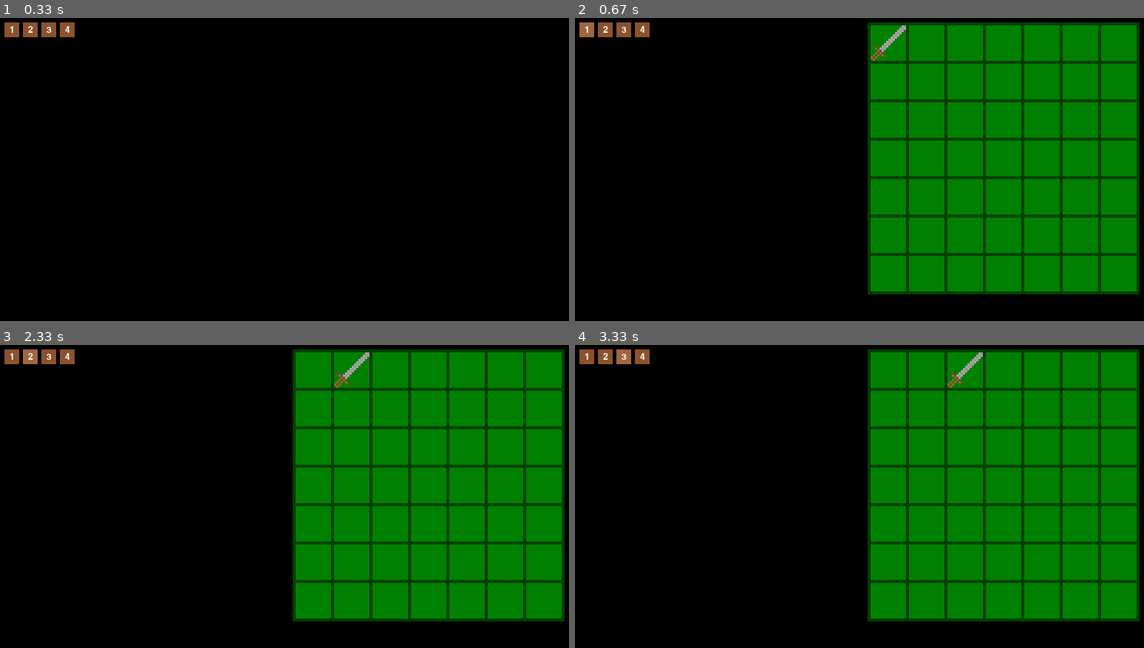
Above: before the commit, frames 1-4 (two rows, left to right).
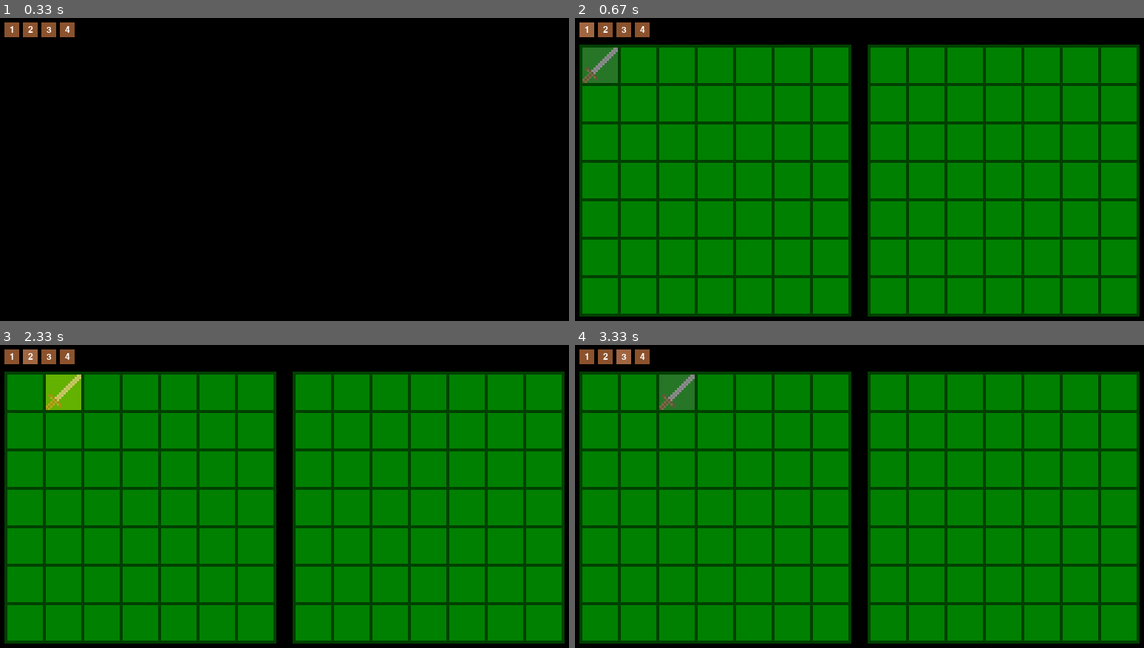
Above: after the commit, the same moments.

Repository: Meghan13/SENG-310-Project
Game: pygame game, started from main.py
The game is run twice, just before and just after one commit, with the same random seed, the same clock (stepped at 60 frames per second) and the same inputs.
Inputs (mouse positions are in pixels of both pictures, inside the frame that each line leads up to):
- Up to frame 1 (0.33 s): no input
- Up to frame 2 (0.67 s): click "1" at 0.38 s
- Up to frame 3 (2.33 s): click (295, 593) at 0.72 s; click "2" at 2.05 s
- Up to frame 4 (3.33 s): click (outside the picture) at 2.38 s; click "3" at 3.22 s

Frame 1 is identical in both runs. In frame 2, 56% of the frame differs, in the area x 0-100%, y 1-99%; in frame 3, 56%; in frame 4, 56%.

Commit message:
Added set_highlight_color function to items so that they may be changed to whatever

Diff:
--- a/Code/item.py
+++ b/Code/item.py
@@ -71,6 +71,9 @@
     def set_highlight(self, highlight_bool: bool):
         self.is_highlighted = highlight_bool
 
+    def set_highlight_color(self, new_color: pygame.Color):
+        self.highlight_color = new_color
+
     # This function takes in a screen and displays the items image at that coordinate
     def display(self, screen: pygame.display):
         screen.blit(self.image, self.pos)
--- a/main.py
+++ b/main.py
@@ -1,34 +1,38 @@
 import pygame
-
-#Create the screen
 from Code import item
 from Code import inventory as inv
 from Code import button
+
 screen = pygame.display.set_mode((800,600))
 clock = pygame.time.Clock()
 clock.tick(15)
 
 running = True
 player = pygame.Rect((100, 100), (100, 100))
-player_inventory = inv.Inventory(49, (400, 10), 7, pygame.Color(0, 64, 0), pygame.Color(0, 128, 0))
+player_inventory = inv.Inventory(49, (400, 40), 7, pygame.Color(0, 64, 0), pygame.Color(0, 128, 0))
 
 but1 = button.Button(20, 20, (10, 10), "1", pygame.Color(139, 82, 45))
 but2 = button.Button(20, 20, (35, 10), "2", pygame.Color(139, 82, 45))
 but3 = button.Button(20, 20, (60, 10), "3", pygame.Color(139, 82, 45))
 but4 = button.Button(20, 20, (85, 10), "4", pygame.Color(139, 82, 45))
 
-chest1 = inv.Inventory(49, (400, 10), 7, pygame.Color(0, 64, 0), pygame.Color(0, 128, 0))
-chest2 = inv.Inventory(49, (400, 10), 7, pygame.Color(0, 64, 0), pygame.Color(0, 128, 0))
-chest3 = inv.Inventory(49, (400, 10), 7, pygame.Color(0, 64, 0), pygame.Color(0, 128, 0))
-chest4 = inv.Inventory(49, (400, 10), 7, pygame.Color(0, 64, 0), pygame.Color(0, 128, 0))
+chest1 = inv.Inventory(49, (10, 40), 7, pygame.Color(0, 64, 0), pygame.Color(0, 128, 0))
+chest2 = inv.Inventory(49, (10, 40), 7, pygame.Color(0, 64, 0), pygame.Color(0, 128, 0))
+chest3 = inv.Inventory(49, (10, 40), 7, pygame.Color(0, 64, 0), pygame.Color(0, 128, 0))
+chest4 = inv.Inventory(49, (10, 40), 7, pygame.Color(0, 64, 0), pygame.Color(0, 128, 0))
 chests = [(but1, chest1), (but2, chest2), (but3, chest3), (but4, chest4)]
 
 opened_chest = None
 
 item1 = item.Item(0, "Hello", "This is a test", 10, (10, 10), "./Assets/sword.png")
+item1.set_highlight(True)
+item1.set_highlight_color(pygame.Color(100, 100, 100))
+
 item2 = item.Item(1, "Goodbye", "This is a test", 10, (10, 10), "./Assets/sword.png")
+item2.set_highlight(True)
+
 chests[0][1].place_item(item1, 0)
-chests[1][1].place_item(item1, 1)
+chests[1][1].place_item(item2, 1)
 chests[2][1].place_item(item1, 2)
 chests[3][1].place_item(item1, 3)
 
@@ -52,4 +56,5 @@
         i[0].display(screen)
     if opened_chest:
         opened_chest[1].draw(screen)
+        player_inventory.draw(screen)
     pygame.display.update()
